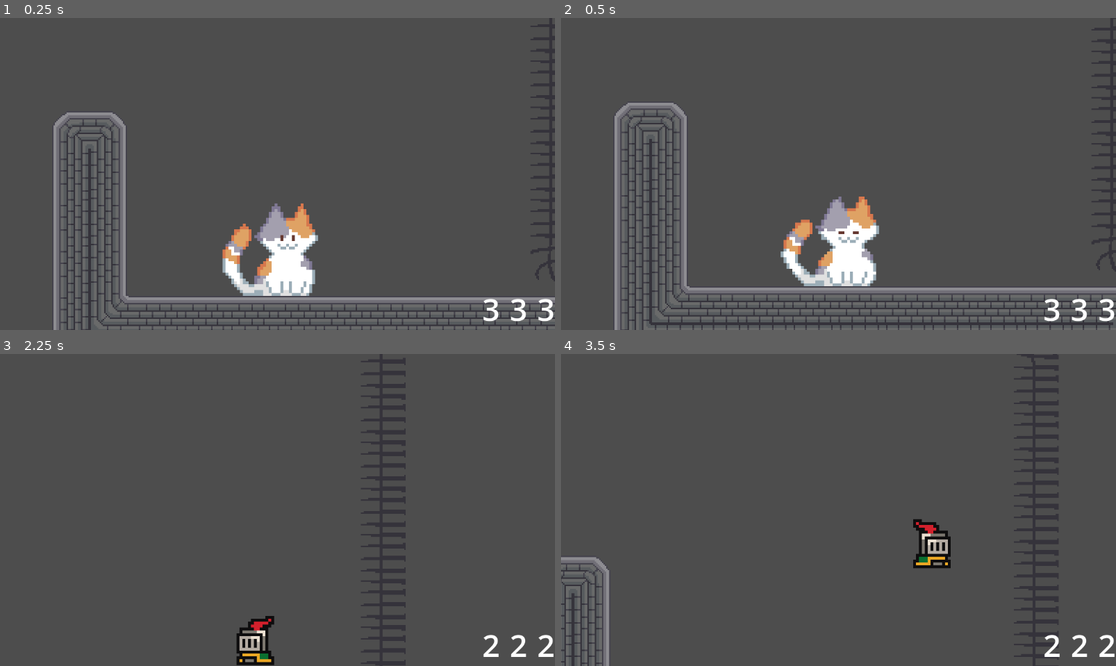
Above: before the commit, frames 1-4 (two rows, left to right).
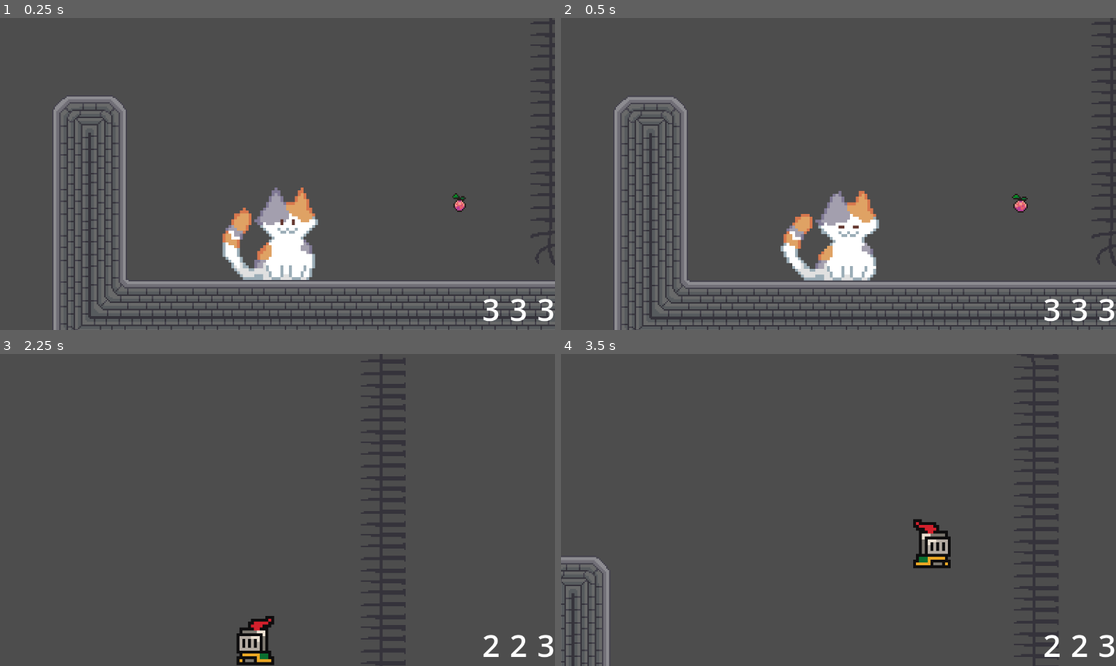
Above: after the commit, the same moments.

Repository: edencheung/CamJam2025
Game: Godot game, scene res://scenes/game.tscn
Two runs of this game, one before a commit and one after it. Both use one fixed random seed, a clock stepped at 60 frames per second and the inputs below.
Inputs:
- Up to frame 1 (0.25 s): no input
- Up to frame 2 (0.5 s): no input
- Up to frame 3 (2.25 s): hold Right (move_right) 0.53-2.03 s; tap 0 (change_blue) at 0.6 s; tap Space (jump) at 0.77, 1.52 s; tap 9 (change_green) at 1.35 s; hold Left (move_left) from 2.03 s (still down); tap 8 (change_red) at 2.1 s
- Up to frame 4 (3.5 s): release Left (move_left) at 2.78 s; hold Right (move_right) from 2.78 s (still down); tap Tab (dash) at 2.85 s; tap Space (jump) at 3.02 s

The runs differ from the first frame. In frame 1, 11% of the frame differs, in the area x 9-100%, y 0-100%; in frame 2, 11%; in frame 3, less than 0.1%; in frame 4, less than 0.1%.

Commit message:
Add fruit to scene

Diff:
--- a/scenes/game.tscn
+++ b/scenes/game.tscn
@@ -6,6 +6,7 @@
 [ext_resource type="Texture2D" uid="uid://mip3orflxbmu" path="res://sprites/environment_sheet.png" id="3_gf3pv"]
 [ext_resource type="PackedScene" uid="uid://c2q4vjm1gg1w4" path="res://scenes/colored.tscn" id="3_jlcot"]
 [ext_resource type="PackedScene" path="res://scenes/hud.tscn" id="4_pk6rt"]
+[ext_resource type="PackedScene" path="res://scenes/fruit.tscn" id="7_x4mgr"]
 
 [sub_resource type="TileSetAtlasSource" id="TileSetAtlasSource_tjd2y"]
 texture = ExtResource("3_gf3pv")
@@ -219,7 +220,7 @@
 
 [node name="player" parent="." instance=ExtResource("1_gkai8")]
 z_index = 10
-position = Vector2(16, -112)
+position = Vector2(16, -88)
 scale = Vector2(2, 2)
 
 [node name="Camera2D" type="Camera2D" parent="player"]
@@ -249,3 +250,6 @@
 [node name="Climable" type="TileMapLayer" parent="." groups=["Climbable"]]
 tile_map_data = PackedByteArray("AAAGAPz/AgAAAAUAAAAGAP3/AgAAAAUAAAAGAP7/AgAAAAYAAAAGAPv/AgAAAAUAAAAGAPn/AgAAAAUAAAAGAPr/AgAAAAUAAAAGAPb/AgAAAAQAAAAGAPf/AgAAAAUAAAAGAPj/AgAAAAUAAAA=")
 tile_set = ExtResource("2_3mxnu")
+
+[node name="Fruit" parent="." instance=ExtResource("7_x4mgr")]
+position = Vector2(144, -80)
Not shown: 1 places in scenes/game.tscn that only renumber resources
